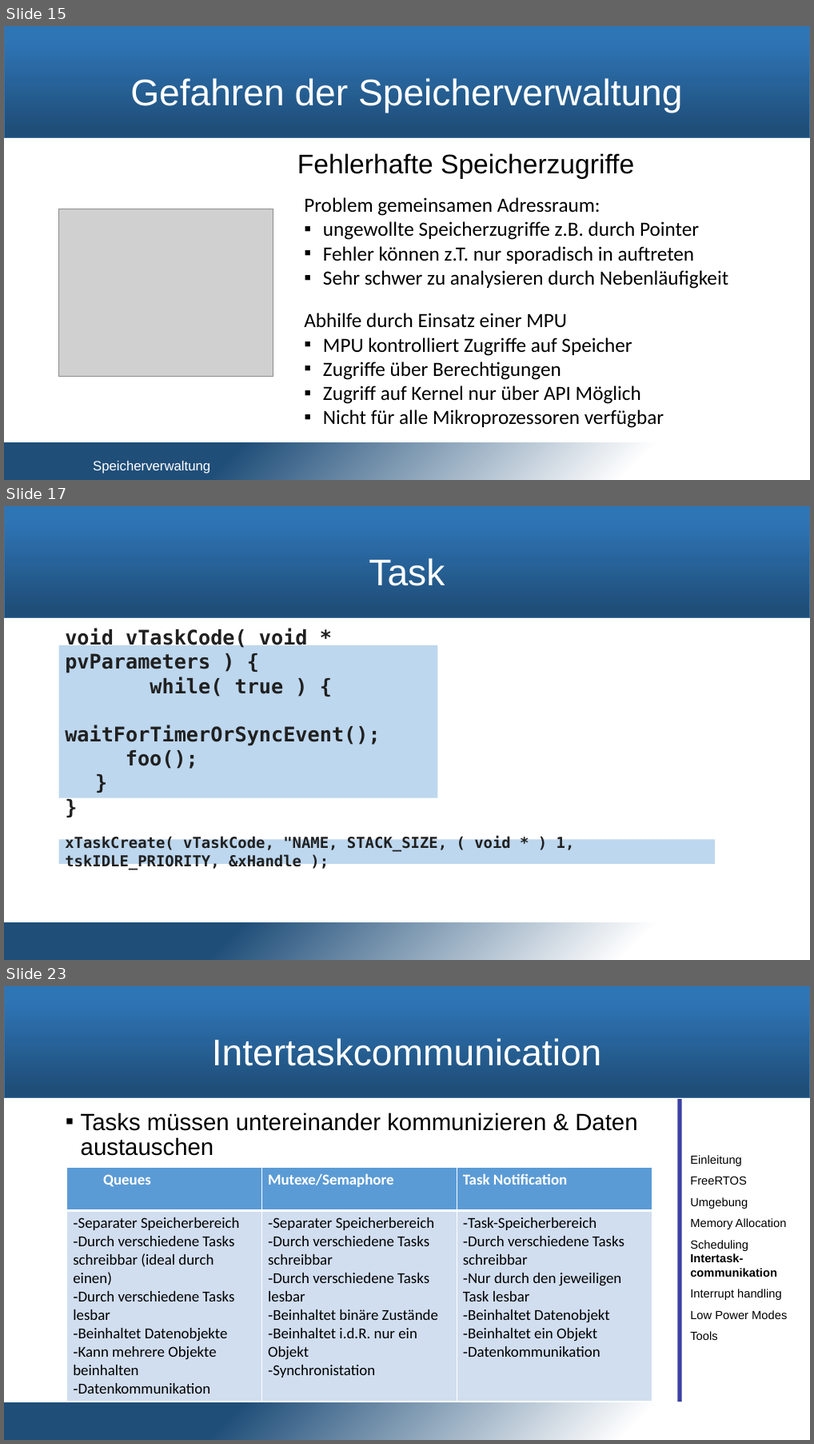
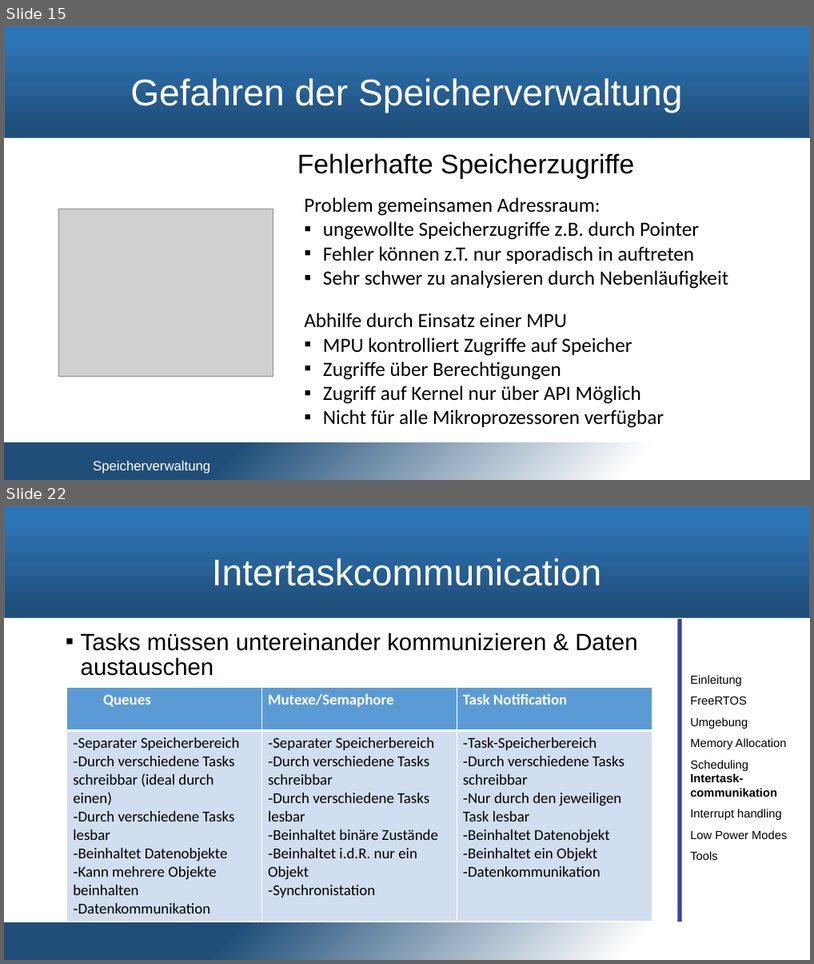
Before and after one commit to snobz/Seminar_BS_2017, a slide deck: Päsi/Seminar Betriebssysteme.pptx. Shown one above the other, each under a label of ours: slides 15, 17 and 23 before the commit, slides 15 and 22 after it; the slides between them are not shown. The pictures are 814x1444 and 814x964 pixels, drawn with LibreOffice and Linux fonts; fonts in the diff are those of the drawing; grey boxes stand for pictures; background and template pictures are left out. Boxes give left, top, right and bottom in pixels: in the first picture for what was removed or moved away, otherwise in the second. Text is boxed around its words. In the diff, an @@ line names an element or a change of style, - is before the commit and + after.

```diff
--- a/Päsi/Seminar Betriebssysteme.pptx
+++ b/Päsi/Seminar Betriebssysteme.pptx
@@ slide 17 removed at (4, 506, 810, 960), background #FFFFFF; not listed: 2 template elements that a slide beside it also shows @@
@@ title removed at (369, 558, 445, 586) @@
-Task
@@ rectangle removed at (59, 645, 438, 797) @@
-void vTaskCode( void * pvParameters ) {
-while( true ) {
-waitForTimerOrSyncEvent();
-foo();
-  }
-}
@@ rectangle removed at (59, 840, 715, 864) @@
-xTaskCreate( vTaskCode, "NAME, STACK_SIZE, ( void * ) 1, tskIDLE_PRIORITY, &xHandle );
@@ what was slide 23 is now slide 22 @@
```
Also in this commit, not shown: 8 slides changed, 1 slide added, 1 other slide removed.
